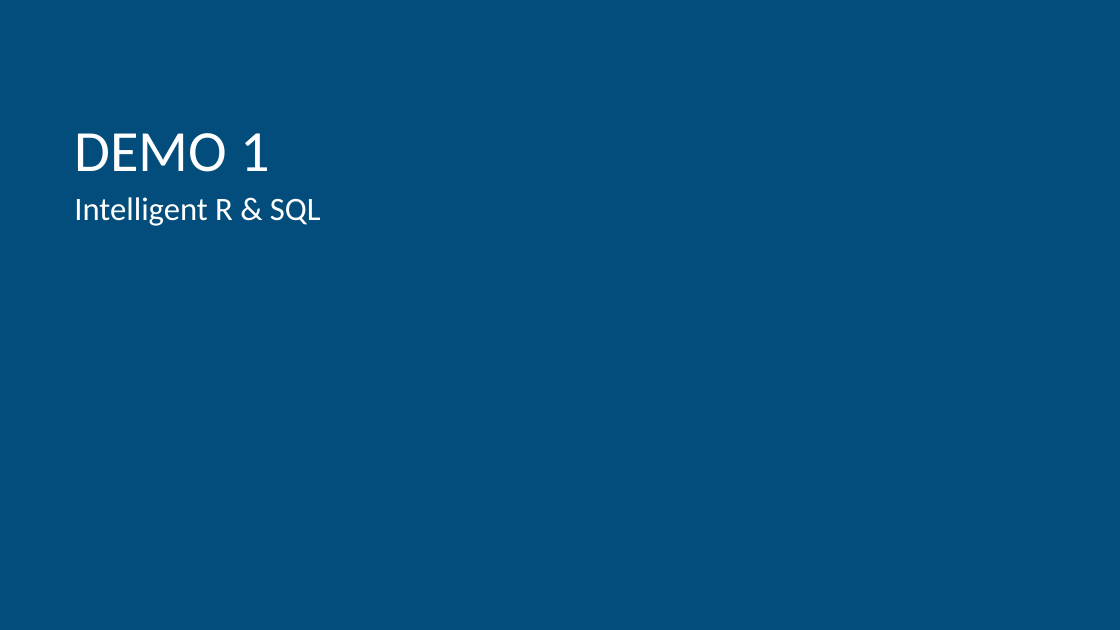
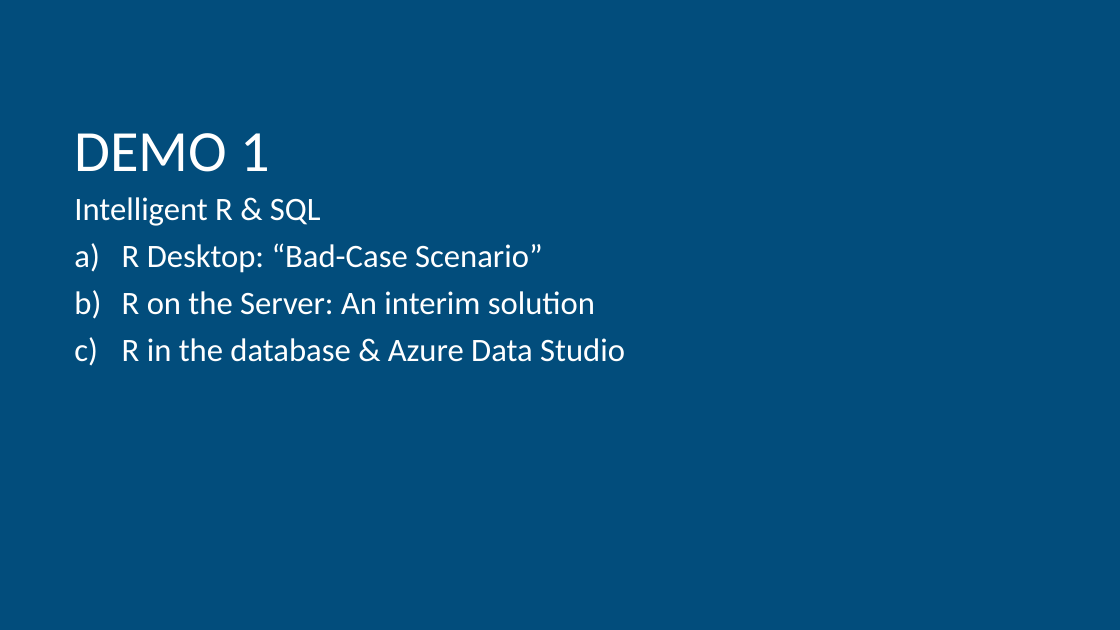
Before and after one commit to hfleitas/AzureSynapseForActuaries, a slide deck: slide 10 of Brent-Hiram-BackToBasicsAnalyticsForActuaries_format.pptx. Drawn at 1120x630 pixels with LibreOffice and Linux fonts; fonts in the diff are those of the drawing; background and template pictures are left out. Boxes give left, top, right and bottom in pixels: in the first picture for what was removed or moved away, otherwise in the second. Text is boxed around its words. In the diff, an @@ line names an element or a change of style, - is before the commit and + after.

```diff
--- a/Brent-Hiram-BackToBasicsAnalyticsForActuaries_format.pptx
+++ b/Brent-Hiram-BackToBasicsAnalyticsForActuaries_format.pptx
@@ text at box(122, 243, 625, 362): paragraphs added @@
+a) R Desktop: “Bad-Case Scenario”
+b) R on the Server: An interim solution
+c) R in the database & Azure Data Studio
```
Also in this commit, not shown: 3 other slides changed, 5 slides added.
